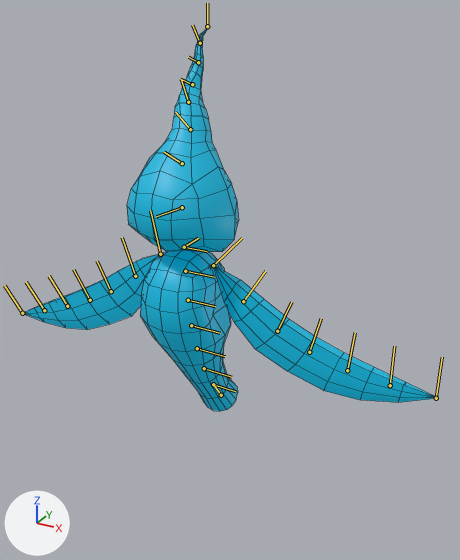
An edit to the FBX model Daydreamer/Assets/Art/NPCs/wisp_idle.fbx, drawn before and after from the same camera.
Before and after are seen from a 50 mm lens placed at (0.3, -0.462, 1.01), pointed at (0.024, 0.039, 0.759). Arrows for +X, +Y and +Z are at lower left; the lights stay in place. Both versions are drawn at frame 71 of the action 'wisp_idle'; the numbers are the values there. The bones that bend it are drawn over the model as lines. Mesh edges are drawn as thin lines.

Names of what the first picture shows: 'wisp_geo'.
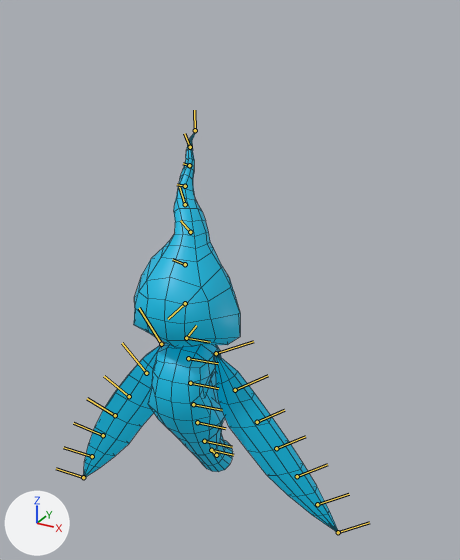
The edits, one by one:
Bone 'joint_root' (bone_joint_root) moves from (2.0, 0.1, 0.0) to (-7.5, -0.2, 0.0).
Bone 'joint_root' (bone_joint_root) turns from (0, 0, 0) to (10, 0, 0) degrees about its own x, y and z.
Bone 'botjoint2' (bone_botjoint2) moves from (0.0, 0.0, -0.2) to (0.0, 0.0, -0.3).
Bone 'botjoint2' (bone_botjoint2) turns from (0, 4, 0) to (0, 6, 0) degrees about its own x, y and z.
Bone 'botjoint6' (bone_botjoint6) moves from (0.1, 0.0, 0.0) to (1.0, 0.0, 0.0).
Bone 'botjoint6' (bone_botjoint6) turns from (0, 6, 0) to (0, 7, 0) degrees about its own x, y and z.
Bone 'botjoint7' (bone_botjoint7) turns from (0, 6, 0) to (0, 8, 0) degrees about its own x, y and z.
Bone 'armJointL' (bone_armjointl) turns from (0, 0, -28) to (0, 0, -47) degrees about its own x, y and z.
Bone 'armJointL1' (bone_armjointl1) turns from (0, 0, 4) to (0, 0, 0) degrees about its own x, y and z.
Bone 'armJointL2' (bone_armjointl2) turns from (0, 0, 4) to (0, 0, -5) degrees about its own x, y and z.
Bone 'armJointL3' (bone_armjointl3) turns from (0, 0, 4) to (0, 0, -4) degrees about its own x, y and z.
Bone 'armJointL4' (bone_armjointl4) turns from (0, 0, 4) to (0, 0, -4) degrees about its own x, y and z.
Bone 'armJointL5' (bone_armjointl5) turns from (0, 0, 4) to (0, 0, -2) degrees about its own x, y and z.
Bone 'armjointR' (bone_armjointr) turns from (0, 0, 28) to (0, 0, 48) degrees about its own x, y and z.
Bone 'armjointR2' (bone_armjointr2) turns from (0, 0, 0) to (0, 0, 8) degrees about its own x, y and z.
Bone 'armjointR3' (bone_armjointr3) turns from (0, 0, 0) to (0, 0, 8) degrees about its own x, y and z.
Bone 'armjointR4' (bone_armjointr4) turns from (0, 0, 0) to (0, 0, 7) degrees about its own x, y and z.
Bone 'armjointR5' (bone_armjointr5) turns from (0, 0, 0) to (0, 0, 6) degrees about its own x, y and z.

Changed parts and their boxes (x1, y1, x2, y2) in the pictures (460 x 560 px):
'wisp_geo', posed (38% narrower)
    before: (22, 27, 437, 411)
    after: (83, 130, 339, 533)
bone 'joint_root', root to tip
    before: (184, 247) to (198, 238)
    after: (186, 338) to (196, 325)
bone 'botjoint2', root to tip
    before: (185, 271) to (214, 277)
    after: (188, 358) to (218, 363)
bone 'botjoint6', root to tip
    before: (204, 368) to (231, 377)
    after: (204, 441) to (232, 447)
bone 'botjoint7', root to tip
    before: (213, 384) to (235, 391)
    after: (211, 450) to (233, 455)
bone 'armJointL', root to tip
    before: (213, 265) to (242, 238)
    after: (216, 353) to (253, 341)
bone 'armJointL1', root to tip
    before: (243, 301) to (265, 271)
    after: (235, 390) to (268, 375)
bone 'armJointL2', root to tip
    before: (277, 331) to (291, 302)
    after: (257, 422) to (284, 410)
bone 'armJointL3', root to tip
    before: (309, 352) to (321, 318)
    after: (276, 448) to (305, 436)
bone 'armJointL4', root to tip
    before: (347, 370) to (355, 332)
    after: (297, 476) to (327, 464)
bone 'armJointL5', root to tip
    before: (390, 385) to (394, 346)
    after: (317, 504) to (349, 494)
bone 'armjointR', root to tip
    before: (160, 254) to (150, 210)
    after: (161, 344) to (139, 308)
bone 'armjointR2', root to tip
    before: (111, 291) to (97, 261)
    after: (129, 396) to (104, 376)
bone 'armjointR3', root to tip
    before: (90, 300) to (73, 269)
    after: (115, 415) to (87, 398)
bone 'armjointR4', root to tip
    before: (67, 306) to (49, 276)
    after: (103, 435) to (73, 423)
bone 'armjointR5', root to tip
    before: (44, 310) to (26, 282)
    after: (92, 456) to (63, 447)
